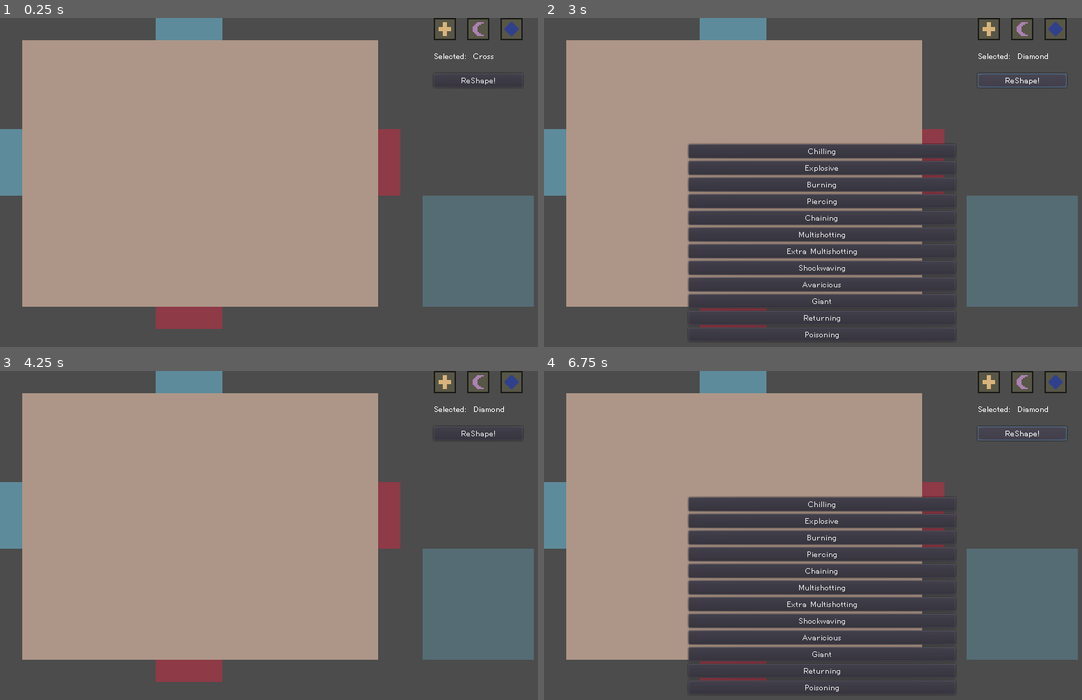
Above: before the commit, frames 1-4 (two rows, left to right).
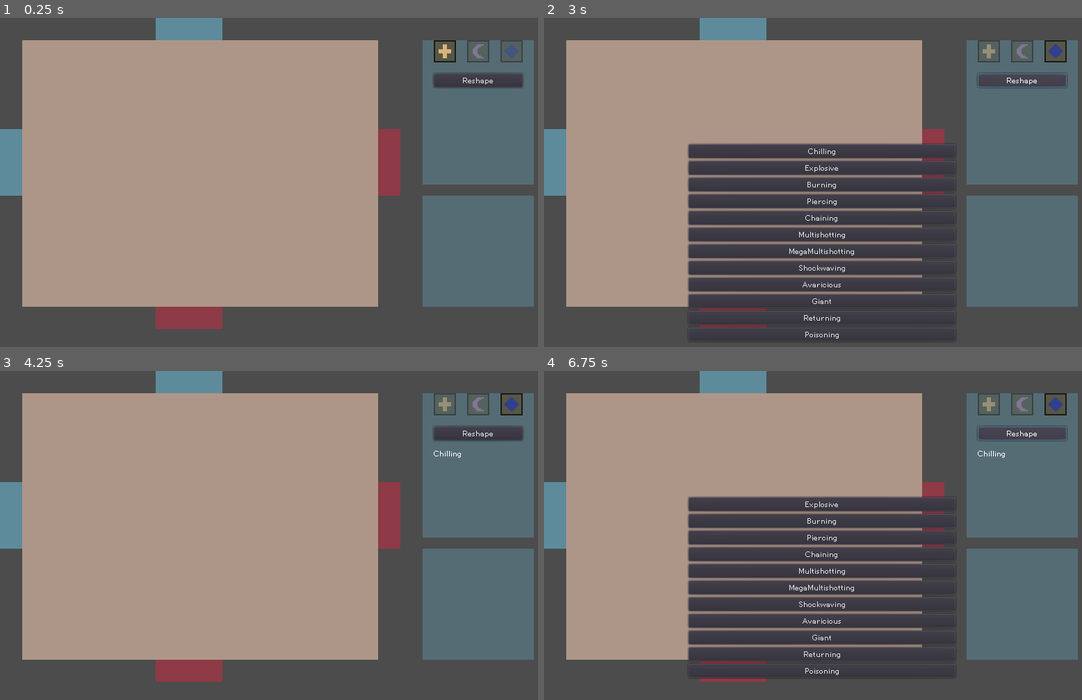
Above: after the commit, the same moments.

Repository: nolenroyalty/ReShape-TD
Game: Godot game, scene res://Main.tscn
The game is run twice, just before and just after one commit, with the same random seed, the same clock (stepped at 60 frames per second) and the same inputs.
Inputs (mouse positions are in pixels of both pictures, inside the frame that each line leads up to; where the layout moved, square brackets give the same spot in the first picture):
- Up to frame 1 (0.25 s): no input
- Up to frame 2 (3 s): click (1022, 50) [1022, 27] at 0.5 s; click (990, 50) [990, 27] at 1.25 s; click (1055, 50) [1055, 27] at 2 s; click "ReShape!" (after the commit: "Reshape") at 2.75 s
- Up to frame 3 (4.25 s): click "Chilling" at 3.5 s
- Up to frame 4 (6.75 s): click (1022, 403) [1022, 380] at 4.25 s; click (990, 403) [990, 380] at 5 s; click (1055, 403) [1055, 380] at 5.75 s; click "ReShape!" (after the commit: "Reshape") at 6.5 s

The runs differ from the first frame. In frame 1, 8.2% of the frame differs, in the area x 78-100%, y 0-51%; in frame 2, 8.2%; in frame 3, 8.2%; in frame 4, 8.8%, in the area x 28-100%, y 0-98%.

Commit message:
interface tweaks

Diff:
--- a/Main.gd
+++ b/Main.gd
@@ -16,13 +16,17 @@
 	battlefield.set_playing()
 	get_tree().paused = false
 
+func handle_upgrade_purchased(picker):
+	hide_reshape_upgrade_picker(picker)
+	upgrade_selector.update_upgrades_text()
+
 func show_reshape_upgrade_picker(shape):
 	get_tree().paused = true
 	var picker = ReshapeUpgradePicker.instance()
 	picker.init(shape)
 	battlefield.set_in_menu()
 	add_child(picker)
-	picker.connect("upgrade_purchased", self, "hide_reshape_upgrade_picker", [picker])
+	picker.connect("upgrade_purchased", self, "handle_upgrade_purchased", [picker])
 
 func clear_individual_selection():
 	if individual_selection != null:
--- a/Main.tscn
+++ b/Main.tscn
@@ -14,7 +14,7 @@
 }
 
 [node name="ReshapeUpgradeSelector" parent="." instance=ExtResource( 2 )]
-position = Vector2( 624, 0 )
+position = Vector2( 624, 32 )
 
 [node name="IndividualViewer" parent="." instance=ExtResource( 4 )]
 position = Vector2( 624, 256 )
--- a/globals/Constants.gd
+++ b/globals/Constants.gd
@@ -1,6 +1,8 @@
 extends Node
 
 enum SHAPE { CROSS, CRESCENT, DIAMOND }
+
+var shapes = [ SHAPE.CROSS, SHAPE.CRESCENT, SHAPE.DIAMOND ]
 
 func shape_name(shape):
 	match shape:
--- a/towers/Upgrades.gd
+++ b/towers/Upgrades.gd
@@ -60,7 +60,7 @@
 		T.PIERCES: return "Piercing"
 		T.CHAINS: return "Chaining"
 		T.LESSER_MULTIPROJ: return "Multishotting"
-		T.GREATER_MULTIPROJ: return "Extra Multishotting"
+		T.GREATER_MULTIPROJ: return "MegaMultishotting"
 		T.SHOCKWAVE: return "Shockwaving"
 		T.BONUS_GOLD: return "Avaricious"
 		T.GIANT_PROJ: return "Giant"
@@ -102,10 +102,13 @@
 var shapes = [ C.SHAPE.CROSS, C.SHAPE.CRESCENT, C.SHAPE.DIAMOND ]
 var state = {}
 
+func active_upgrades(shape):
+	return state[shape].upgrades
+
 func possible_upgrades(shape):
 	var possible = []
 	for t in T:
-		if not (t in state[shape].upgrades):
+		if not (T[t] in active_upgrades(shape)):
 			possible.append(T[t])
 	return possible
 
--- a/ui/ReshapeUpgradeSelector.gd
+++ b/ui/ReshapeUpgradeSelector.gd
@@ -8,20 +8,36 @@
 onready var diamond = $DiamondButton
 onready var selected = $SelectedLabel
 onready var reshape_button = $ReshapeButton
+onready var upgrades_label = $UpgradesLabel
 
 var current = null
 
-func update_selected_text():
-	var t = "Selected: "
-	match current:
-		null: selected.text = "%s None" % t
-		C.SHAPE.CROSS: selected.text = "%s Cross" % t
-		C.SHAPE.CRESCENT: selected.text = "%s Crescent" % t
-		C.SHAPE.DIAMOND: selected.text = "%s Diamond" % t
+func button_(shape):
+	match shape:
+		C.SHAPE.CROSS: return cross
+		C.SHAPE.CRESCENT: return crescent
+		C.SHAPE.DIAMOND: return diamond
+
+func update_selected():
+	for shape in C.shapes:
+		var b = button_(shape)
+		if shape == current:
+			b.modulate.a = 1.0
+		else:
+			b.modulate.a = 0.5
+
+func update_upgrades_text():
+	var active_upgrades = Upgrades.active_upgrades(current)
+	var l = []
+	for u in active_upgrades:
+		l.append(Upgrades.title(u))
+
+	upgrades_label.text = "\n".join(l)
 
 func set_shape(kind):
 	current = kind
-	update_selected_text()
+	update_selected()
+	update_upgrades_text()
 
 func handle_pressed(kind):
 	set_shape(kind)
--- a/ui/ReshapeUpgradeSelector.tscn
+++ b/ui/ReshapeUpgradeSelector.tscn
@@ -1,17 +1,19 @@
-[gd_scene load_steps=8 format=2]
+[gd_scene load_steps=6 format=2]
 
 [ext_resource path="res://towers/sprites/crescenttower.png" type="Texture" id=1]
 [ext_resource path="res://towers/sprites/crosstower.png" type="Texture" id=2]
 [ext_resource path="res://towers/sprites/diamondtower.png" type="Texture" id=3]
-[ext_resource path="res://fonts/HelvetiPixel.ttf" type="DynamicFontData" id=4]
 [ext_resource path="res://fonts/new_dynamicfont.tres" type="DynamicFont" id=5]
 [ext_resource path="res://ui/ReshapeUpgradeSelector.gd" type="Script" id=6]
 
-[sub_resource type="DynamicFont" id=1]
-font_data = ExtResource( 4 )
-
 [node name="ReshapeUpgradeSelector" type="Node2D"]
 script = ExtResource( 6 )
+
+[node name="ColorRect" type="ColorRect" parent="."]
+margin_left = -16.0
+margin_right = 144.0
+margin_bottom = 208.0
+color = Color( 0.368627, 0.545098, 0.607843, 0.513726 )
 
 [node name="CrescentButton" type="TextureButton" parent="."]
 margin_left = 48.0
@@ -30,16 +32,15 @@
 margin_bottom = 32.0
 texture_normal = ExtResource( 3 )
 
-[node name="SelectedLabel" type="Label" parent="."]
+[node name="ReshapeButton" type="Button" parent="."]
 margin_top = 48.0
 margin_right = 128.0
 margin_bottom = 68.0
-custom_fonts/font = SubResource( 1 )
-text = "Selected: None"
+custom_fonts/font = ExtResource( 5 )
+text = "Reshape"
 
-[node name="ReshapeButton" type="Button" parent="."]
+[node name="UpgradesLabel" type="Label" parent="."]
 margin_top = 80.0
 margin_right = 128.0
-margin_bottom = 100.0
-custom_fonts/font = ExtResource( 5 )
-text = "ReShape!"
+margin_bottom = 208.0
+autowrap = true
